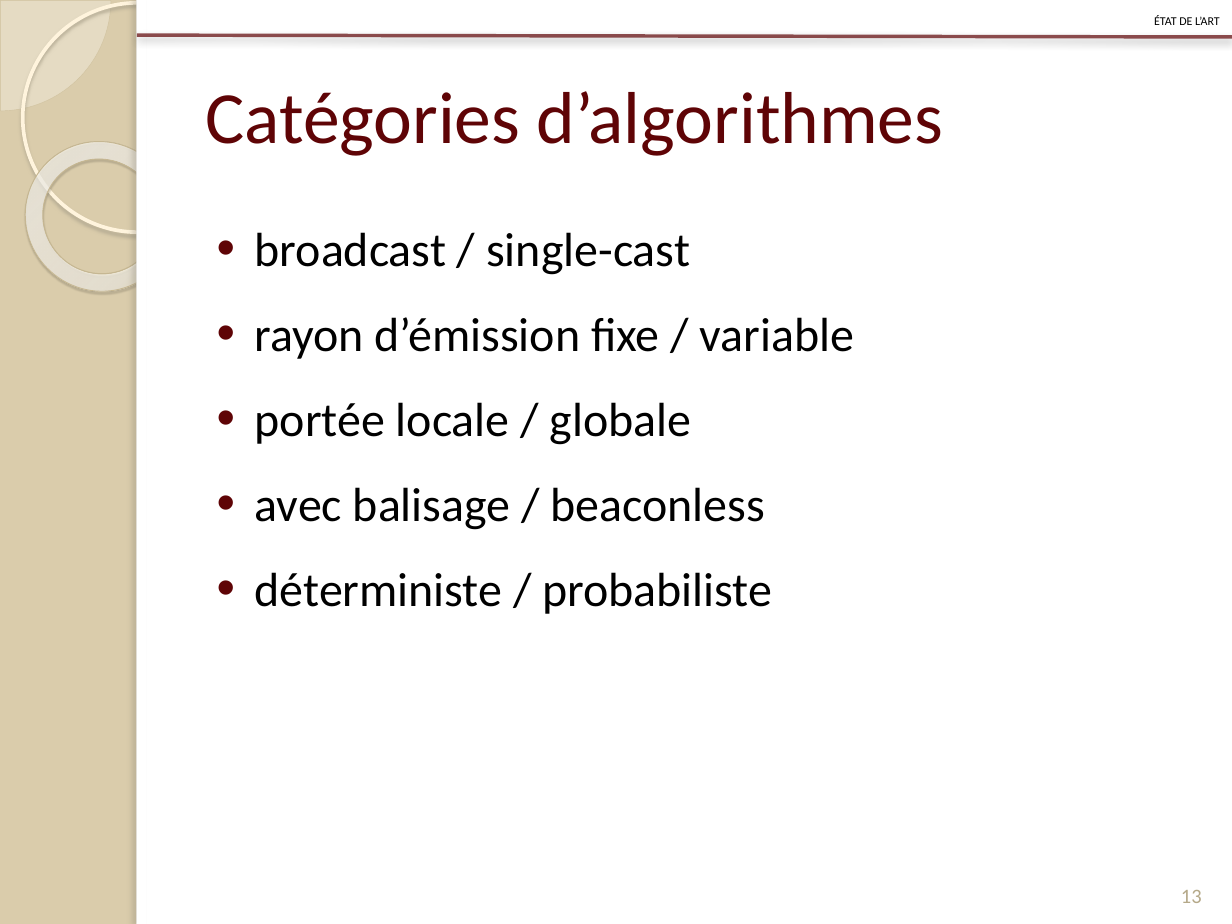
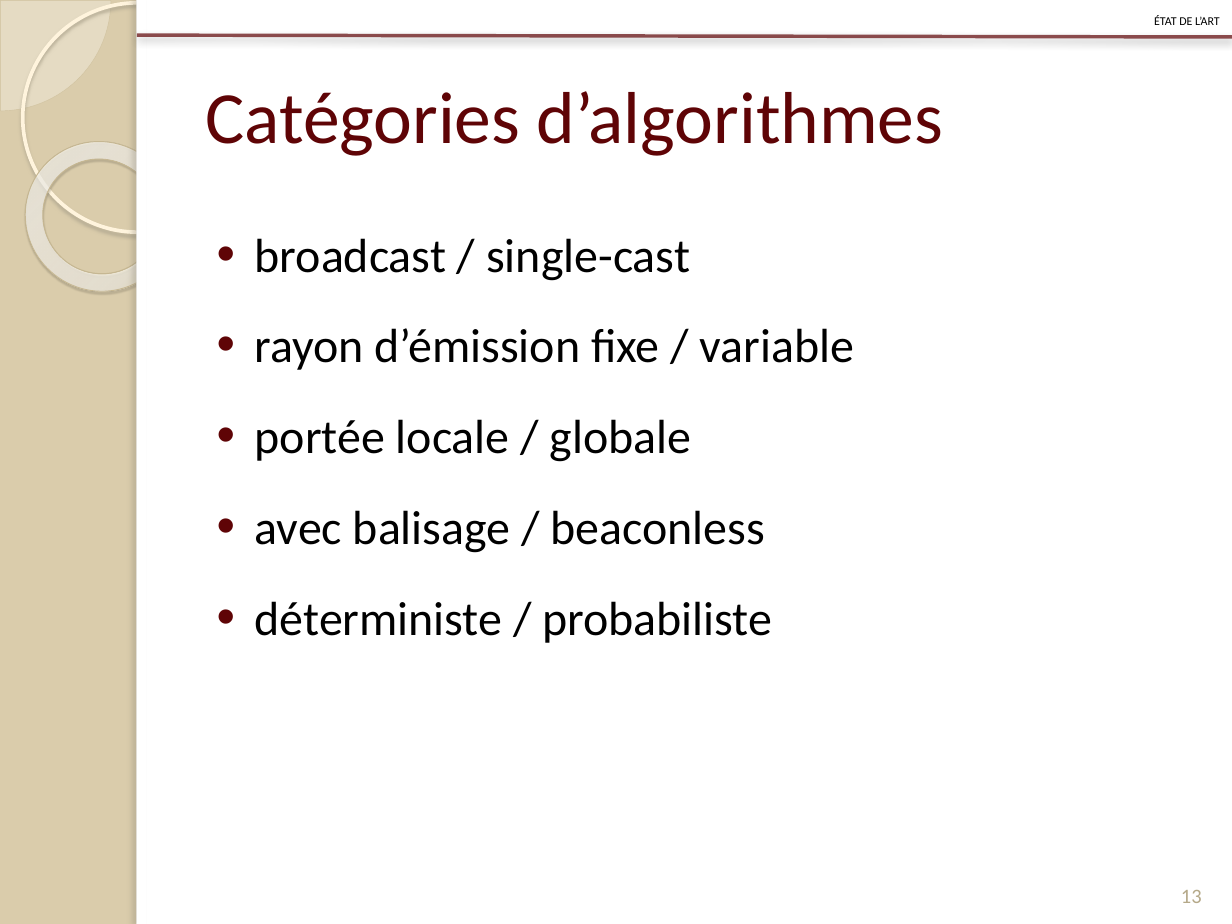
Before and after one commit to Patre/Energy-saving-in-sensors--networks, a slide deck: slide 13 of Redaction/Presentation/pres.pptx. Drawn at 1232x924 pixels with LibreOffice and Linux fonts; fonts in the diff are those of the drawing. Boxes give left, top, right and bottom in pixels: in the first picture for what was removed or moved away, otherwise in the second. Text is boxed around its words. In the diff, an @@ line names an element or a change of style, - is before the commit and + after.

```diff
--- a/Redaction/Presentation/pres.pptx
+++ b/Redaction/Presentation/pres.pptx
@@ text "broadcast / single-cast" at (255, 238, 854, 643): line spacing 1.3 to 1.4 @@
```
Also in this commit, not shown: 12 other slides changed, 10 slides added, 4 slides removed, 8 other files.
